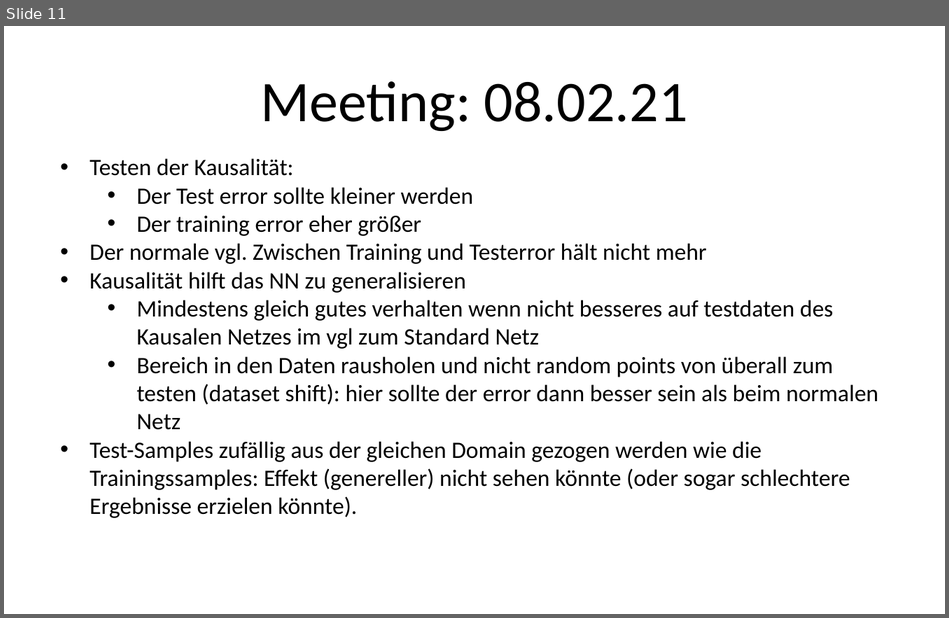
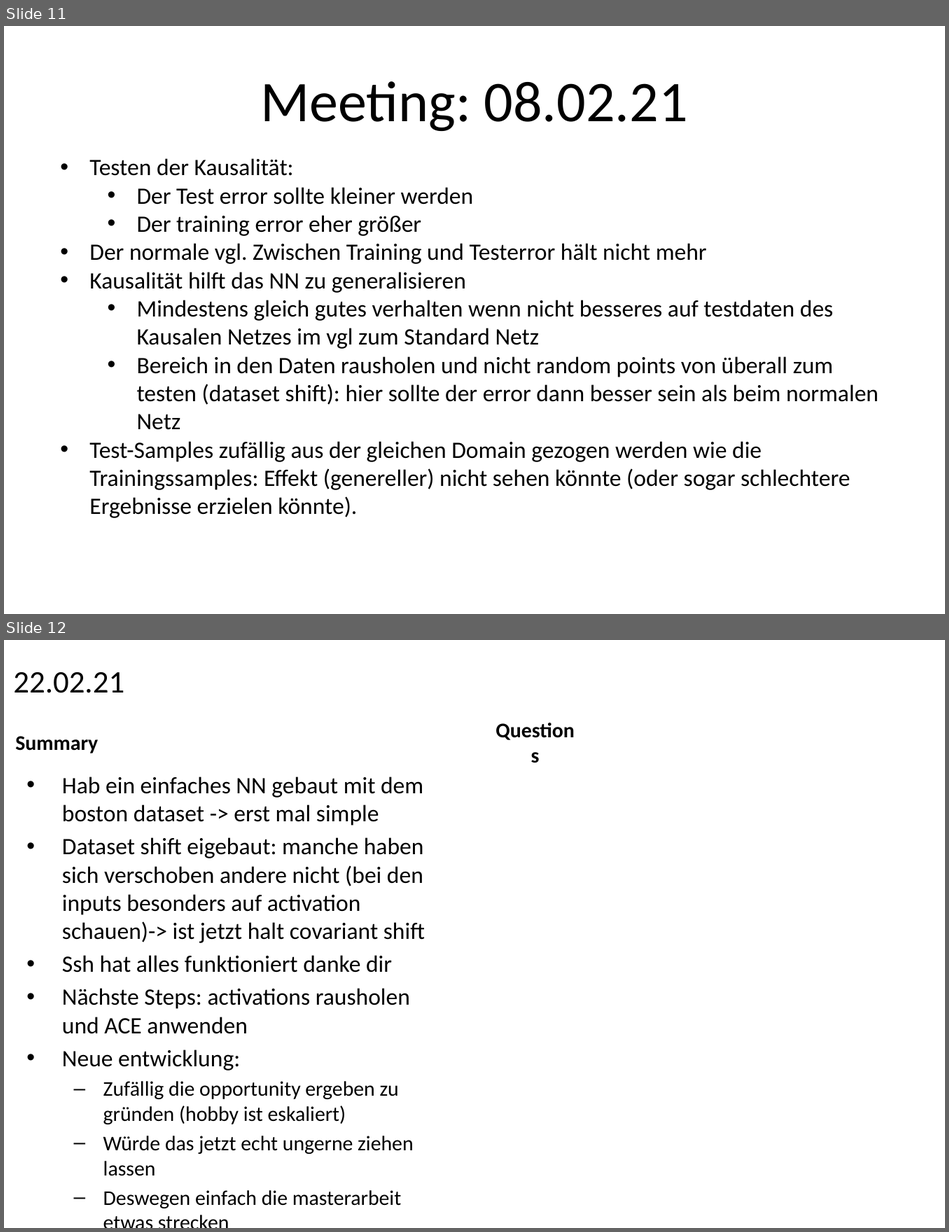
Before and after one commit to kathrinkhadra/Causal-Regularization-Master-Thesis, a slide deck: MeetingNotes.pptx. Shown one above the other, each under a label of ours: slide 11 before the commit, slides 11 and 12 after it. The pictures are 949x618 and 949x1232 pixels, drawn with LibreOffice and Linux fonts; fonts in the diff are those of the drawing. Boxes give left, top, right and bottom in pixels: in the first picture for what was removed or moved away, otherwise in the second. Text is boxed around its words. In the diff, an @@ line names an element or a change of style, - is before the commit and + after.

Commit message:
new tests on datasetshift

```diff
--- a/MeetingNotes.pptx
+++ b/MeetingNotes.pptx
@@ slide 12 added at [4, 640, 945, 1228], background #FFFFFF @@
@@ title added at [13, 672, 124, 693], 24 pt, text #000000 @@
+22.02.21
@@ text added at [15, 736, 98, 753], 16 pt, text #000000, bold @@
+Summary
@@ text added at [482, 731, 587, 753], 16 pt, text #000000, bold @@
+Questions
@@ text added at [62, 776, 425, 1208], 18 pt, text #000000 @@
+• Hab ein einfaches NN gebaut mit dem boston dataset -> erst mal simple
+• Dataset shift eigebaut: manche haben sich verschoben andere nicht (bei den inputs besonders auf activation schauen)-> ist jetzt halt covariant shift
+• Ssh hat alles funktioniert danke dir
+• Nächste Steps: activations rausholen und ACE anwenden
+• Neue entwicklung:
+  – Zufällig die opportunity ergeben zu gründen (hobby ist eskaliert)
+  – Würde das jetzt echt ungerne ziehen lassen
+  – Deswegen einfach die masterarbeit etwas strecken
```
Also in this commit, not shown: 1 other slide added, 18 other files.
